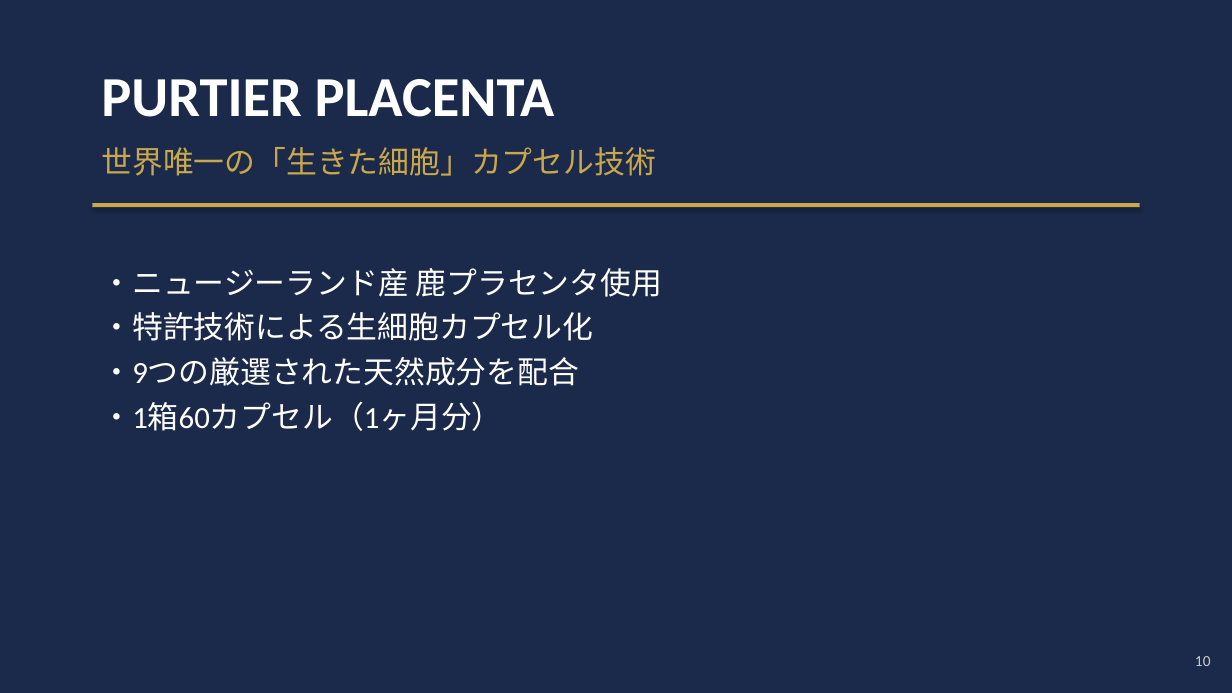
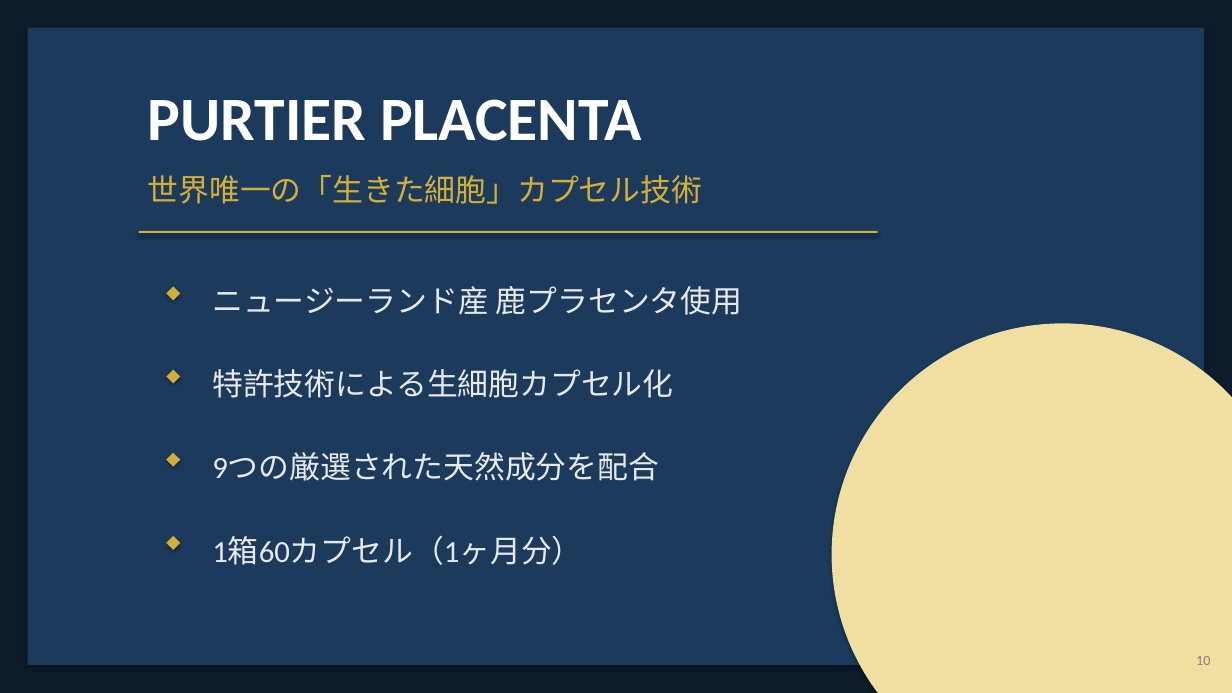
Before and after one commit to office-vonds/noyuto, a slide deck: slide 10 of RIWAY_Presentation.pptx. Drawn at 1232x693 pixels with LibreOffice and Linux fonts; fonts in the diff are those of the drawing. Boxes give left, top, right and bottom in pixels: in the first picture for what was removed or moved away, otherwise in the second. Text is boxed around its words. In the diff, an @@ line names an element or a change of style, - is before the commit and + after.

```diff
--- a/RIWAY_Presentation.pptx
+++ b/RIWAY_Presentation.pptx
@@ rectangle at (0, 0, 1232, 693): fill #1B2A4A to #0D1B2A @@
@@ rectangle added at (28, 28, 1204, 665), fill #1B3A5C @@
@@ text "PURTIER PLACENTA": place and size @@
-text "PURTIER PLACENTA" at (101, 79, 555, 117)
+text "PURTIER PLACENTA" at (148, 99, 641, 141)
@@ text "PURTIER PLACENTA" at (148, 99, 641, 141): size 44 to 48 pt @@
@@ text "世界唯一の「生きた細胞」カプセル技術": place and size @@
-text "世界唯一の「生きた細胞」カプセル技術" at (101, 147, 655, 176)
+text "世界唯一の「生きた細胞」カプセル技術" at (148, 175, 702, 204)
@@ text "世界唯一の「生きた細胞」カプセル技術" at (148, 175, 702, 204): text colour #C9A84C to #D4AF37 @@
@@ rectangle removed at (92, 203, 1140, 207) @@
@@ rectangle added at (139, 231, 878, 233), fill #D4AF37 @@
@@ diamond added at (166, 287, 180, 300), fill #D4AF37 @@
@@ text added at (212, 286, 742, 315), 24 pt, text #E8E8E8 @@
+ニュージーランド産 鹿プラセンタ使用
@@ ellipse added at (832, 323, 1232, 693), fill #F0DFA0 @@
@@ diamond added at (166, 370, 180, 384), fill #D4AF37 @@
@@ text at (212, 369, 673, 398): text changed; text colour #FFFFFF to #E8E8E8 @@
-・ニュージーランド産 鹿プラセンタ使用
-・特許技術による生細胞カプセル化
-・9つの厳選された天然成分を配合
-・1箱60カプセル（1ヶ月分）
+特許技術による生細胞カプセル化
@@ diamond added at (166, 453, 180, 467), fill #D4AF37 @@
@@ text added at (212, 453, 659, 481), 24 pt, text #E8E8E8 @@
+9つの厳選された天然成分を配合
@@ diamond added at (166, 536, 180, 550), fill #D4AF37 @@
@@ text added at (212, 536, 582, 565), 24 pt, text #E8E8E8 @@
+1箱60カプセル（1ヶ月分）
@@ text "10" at (1196, 656, 1210, 665): size 12 to 11 pt, text colour #CCCCCC to #808080 @@
```
Also in this commit, not shown: 19 other slides changed, 2 other files.
